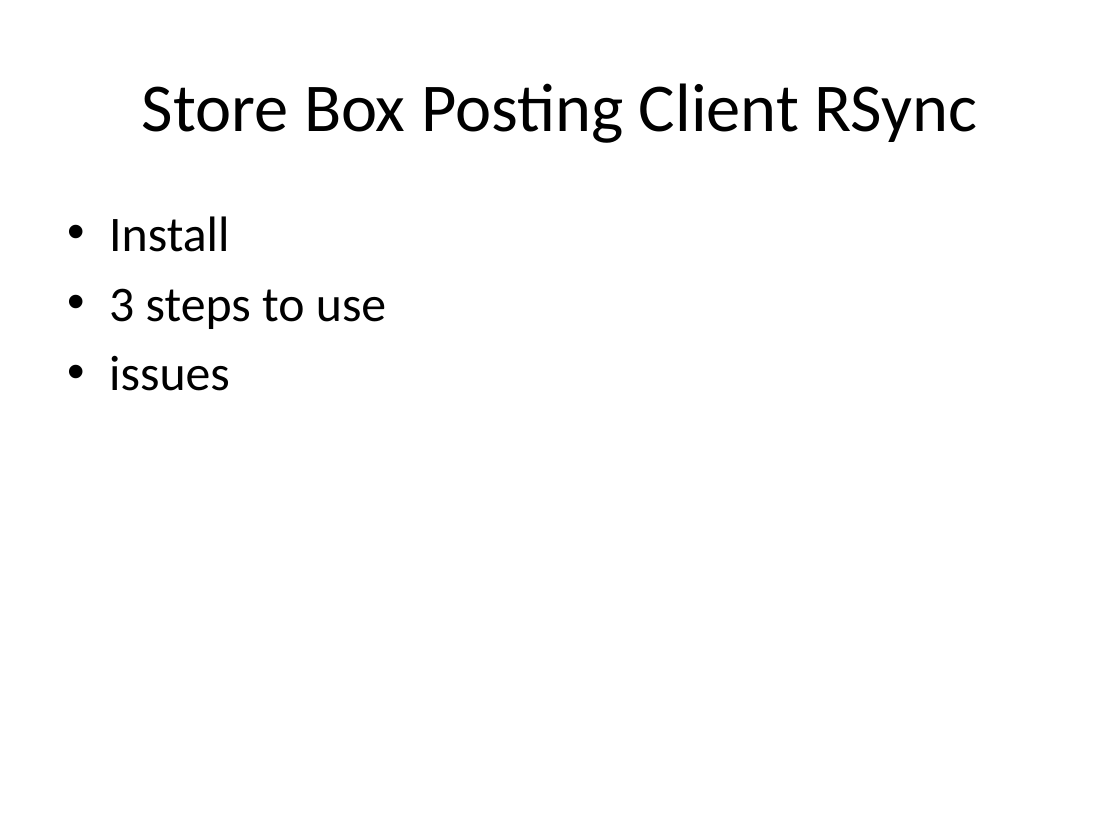
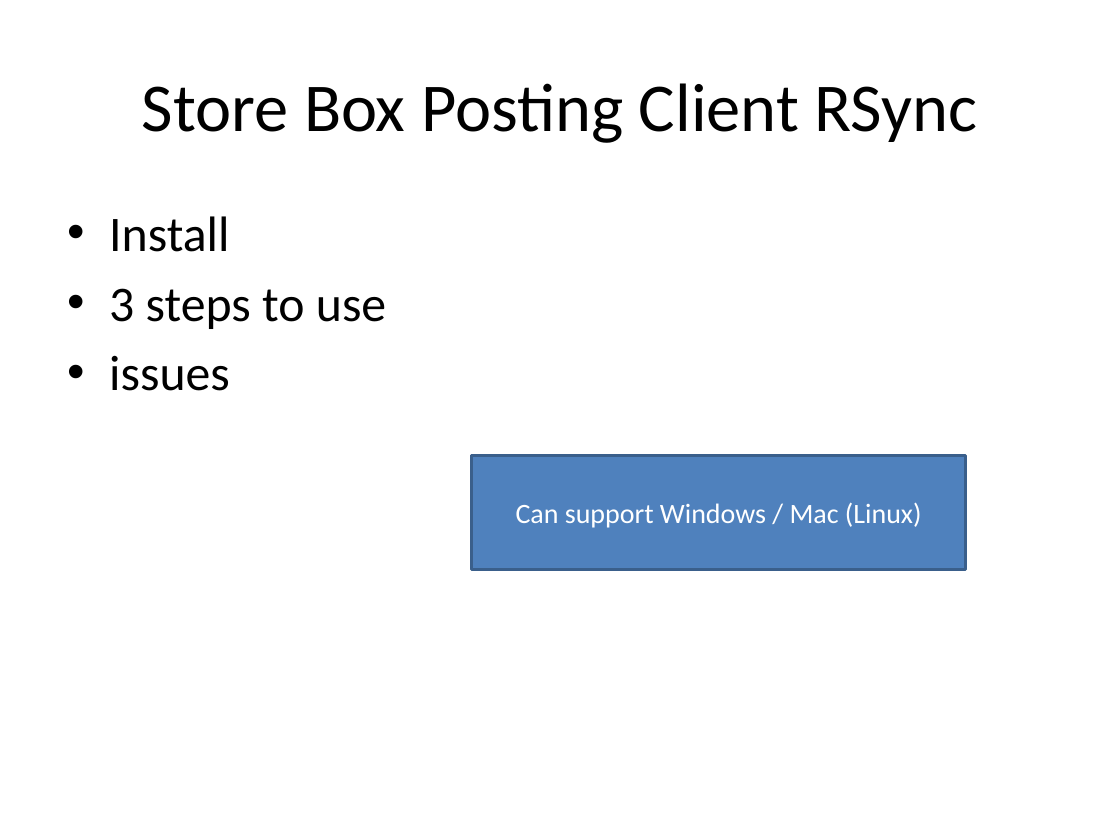
Before and after one commit to conail/buildrelease, a slide deck: slide 12 of Trunk/bredoc/StoreBox-central_storage_and_quick_posting.pptx. Drawn at 1120x840 pixels with LibreOffice and Linux fonts; fonts in the diff are those of the drawing. Boxes give left, top, right and bottom in pixels: in the first picture for what was removed or moved away, otherwise in the second. Text is boxed around its words. In the diff, an @@ line names an element or a change of style, - is before the commit and + after.

```diff
--- a/Trunk/bredoc/StoreBox-central_storage_and_quick_posting.pptx
+++ b/Trunk/bredoc/StoreBox-central_storage_and_quick_posting.pptx
@@ rectangle added at bbox=[472, 455, 965, 569], fill #4F81BD, outline #3A5F8C 2 pt, 18 pt, text #FFFFFF @@
+Can support Windows / Mac (Linux)
```
Also in this commit, not shown: 4 other slides changed, 3 slides added, 1 slide removed, 9 other files.
